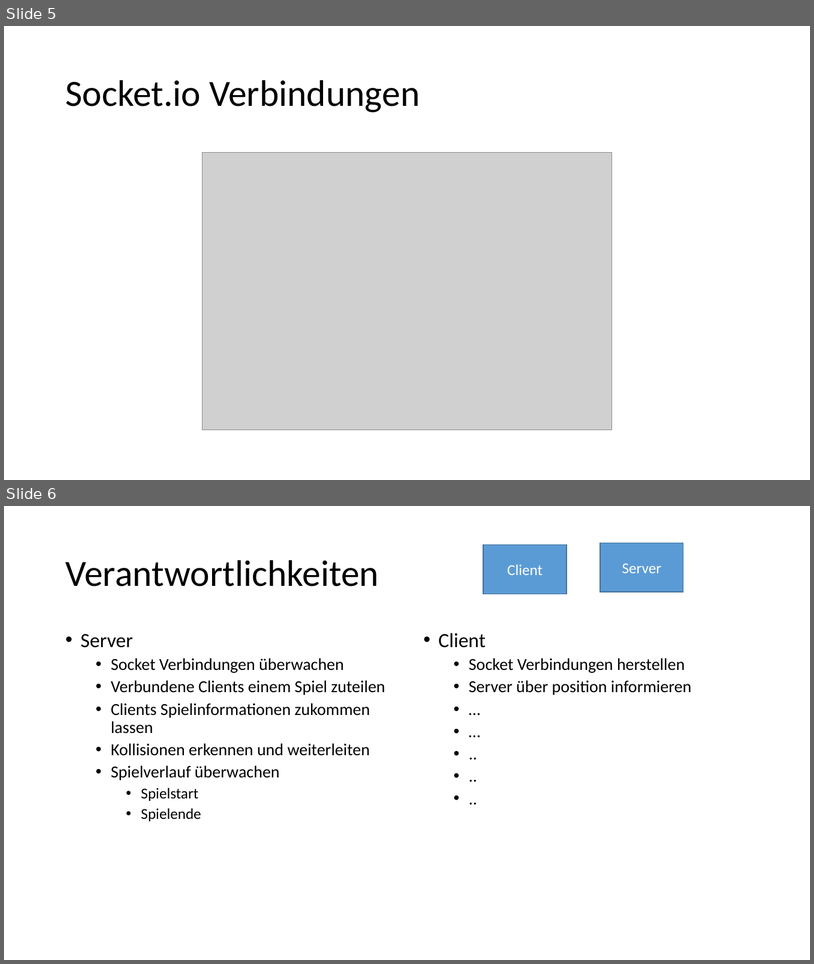
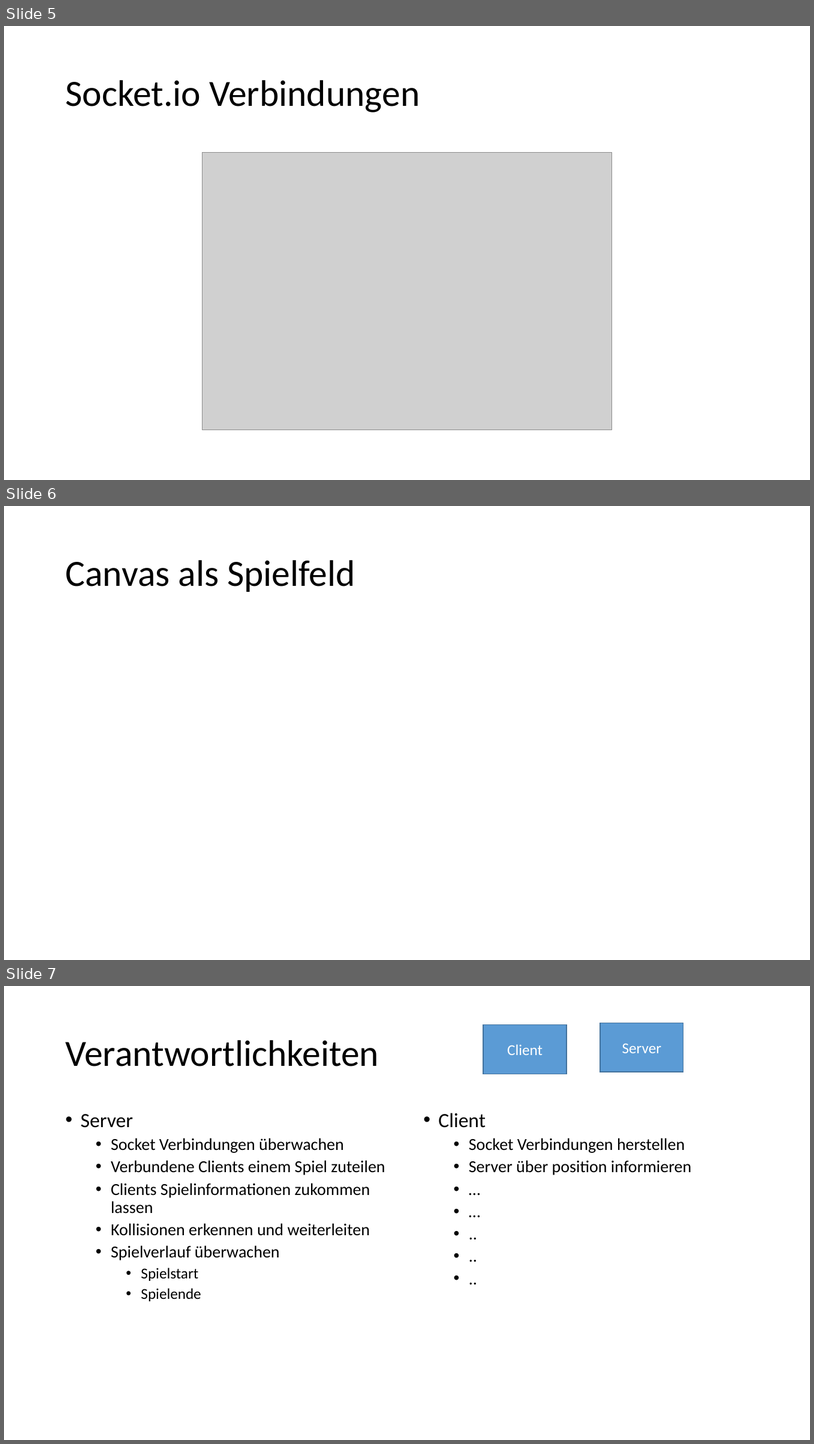
Before and after one commit to Toixinhell/Versteckies, a slide deck: Fangies.pptx. Shown one above the other, each under a label of ours: slides 5 and 6 before the commit, slides 5, 6 and 7 after it. The pictures are 814x964 and 814x1444 pixels, drawn with LibreOffice and Linux fonts; fonts in the diff are those of the drawing; grey boxes stand for pictures. Boxes give left, top, right and bottom in pixels: in the first picture for what was removed or moved away, otherwise in the second. Text is boxed around its words. In the diff, an @@ line names an element or a change of style, - is before the commit and + after.

```diff
--- a/Fangies.pptx
+++ b/Fangies.pptx
@@ slide 6 added at (4, 506, 810, 960), background #FFFFFF @@
@@ title added at (65, 560, 356, 592), 44 pt, text #000000 @@
+Canvas als Spielfeld
@@ what was slide 6 is now slide 7 @@
```
Also in this commit, not shown: 2 slides changed, 2 other slides added, 2 slides removed.
